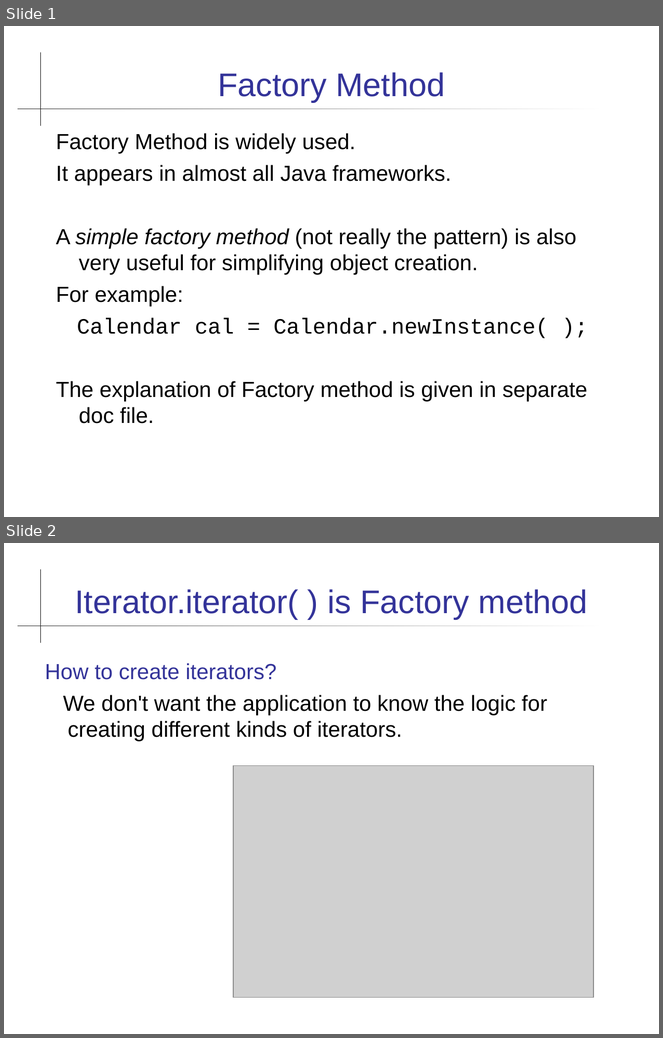
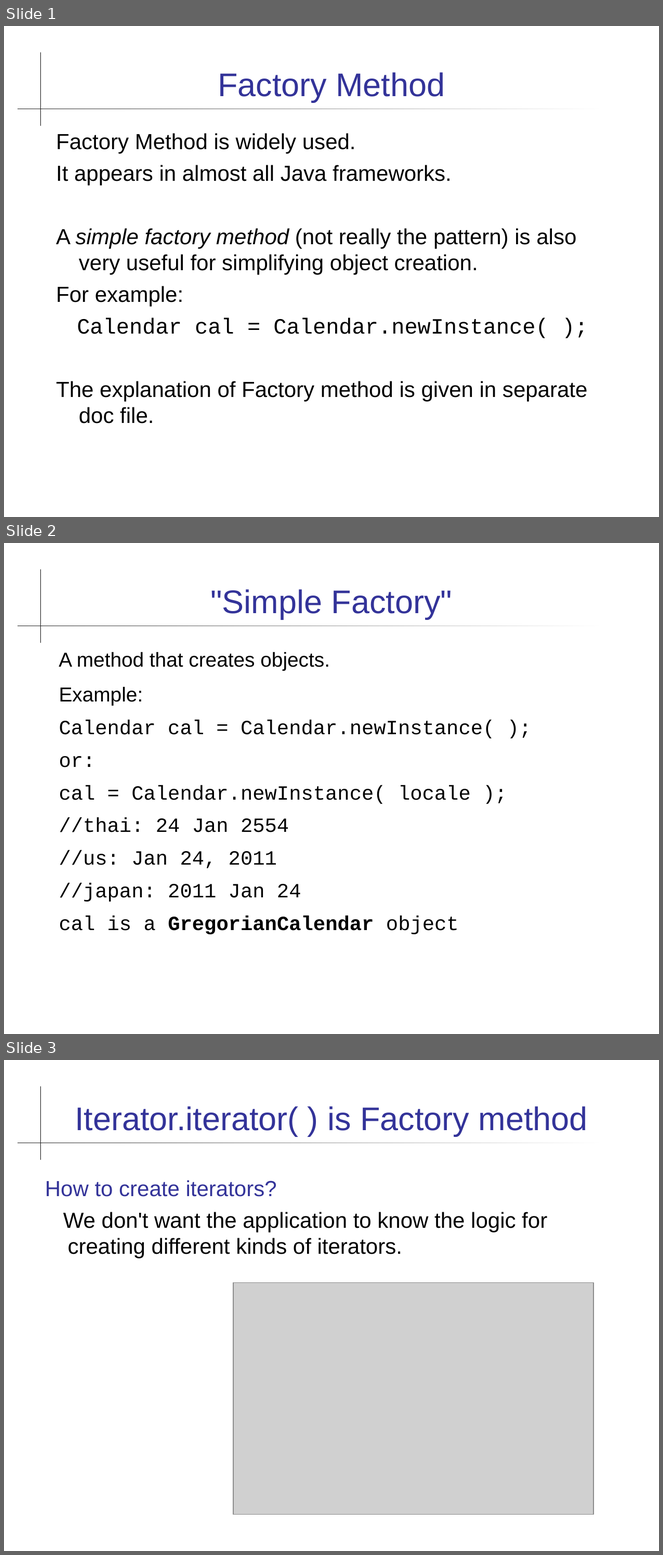
Before and after one commit to ntpbright/oop2016, a slide deck: patterns/Factory Method Pattern.ppt. Shown one above the other, each under a label of ours: slides 1 and 2 before the commit, slides 1, 2 and 3 after it. The pictures are 663x1038 and 663x1555 pixels, drawn with LibreOffice and Linux fonts; fonts in the diff are those of the drawing; grey boxes stand for pictures. Boxes give left, top, right and bottom in pixels: in the first picture for what was removed or moved away, otherwise in the second. Text is boxed around its words. In the diff, an @@ line names an element or a change of style, - is before the commit and + after.

```diff
--- a/patterns/Factory Method Pattern.ppt
+++ b/patterns/Factory Method Pattern.ppt
@@ slide 2 added at (4, 543, 659, 1034), background #FFFFFF; not listed: 2 template elements that a slide beside it also shows @@
@@ title added at (211, 589, 452, 619), 36 pt, text #333399 @@
+"Simple Factory"
@@ text added at (59, 652, 495, 935), 22.2 pt, text #000000 @@
+A method that creates objects.
+Example:
+Calendar cal = Calendar.newInstance( );
+or:
+cal = Calendar.newInstance( locale );
+//thai: 24 Jan 2554
+//us: Jan 24, 2011
+//japan: 2011 Jan 24
+cal is a GregorianCalendar object
@@ what was slide 2 is now slide 3 @@
```
Also in this commit, not shown: 1 slide changed, 4 other files.
